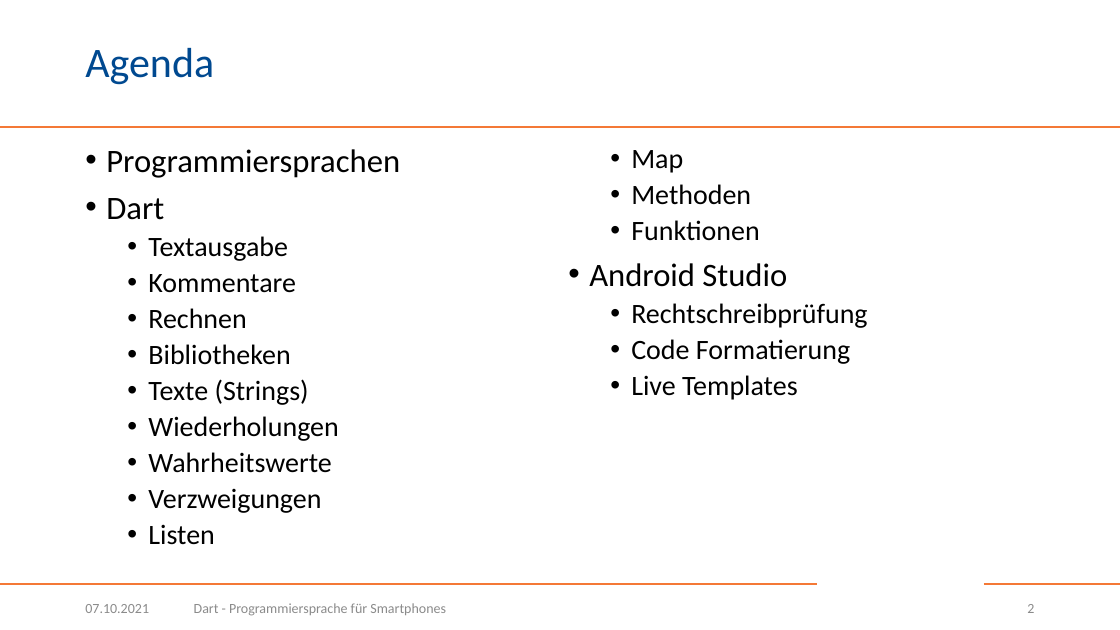
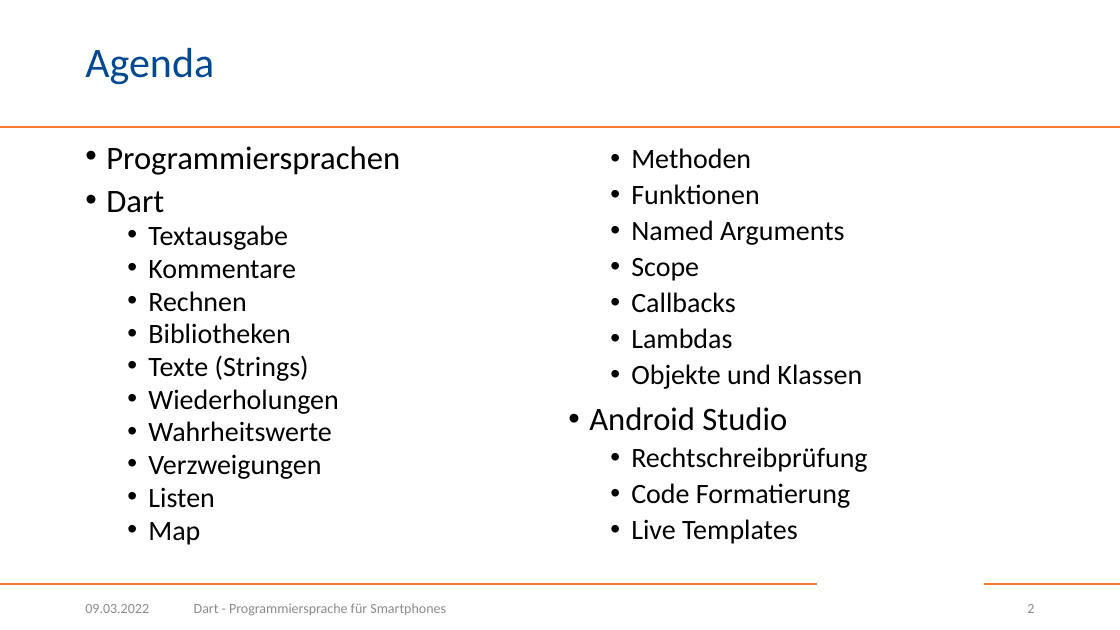
Before and after one commit to BogyMitutoyoCTL/Checklisten-App-2022.1, a slide deck: slide 2 of Dart.pptx. Drawn at 1120x630 pixels with LibreOffice and Linux fonts; fonts in the diff are those of the drawing; background and template pictures are left out. Boxes give left, top, right and bottom in pixels: in the first picture for what was removed or moved away, otherwise in the second. Text is boxed around its words. In the diff, an @@ line names an element or a change of style, - is before the commit and + after.

Commit message:
Dart presentation: add chapters for scope and lambdas

```diff
--- a/Dart.pptx
+++ b/Dart.pptx
@@ text at bbox=[106, 146, 400, 508]: line spacing 0.9 to 0.8 @@
@@ text at bbox=[631, 150, 683, 173]: paragraph removed @@
-  • Map
@@ text at bbox=[631, 220, 862, 389]: paragraphs added @@
+  • Named Arguments
+  • Scope
+  • Callbacks
+  • Lambdas
+  • Objekte und Klassen
@@ text at bbox=[148, 522, 200, 545]: paragraph added @@
+  • Map
@@ text at bbox=[85, 604, 149, 613]: text changed @@
-07.10.2021
+09.03.2022
```
Also in this commit, not shown: 89 other slides changed, 10 slides added.
